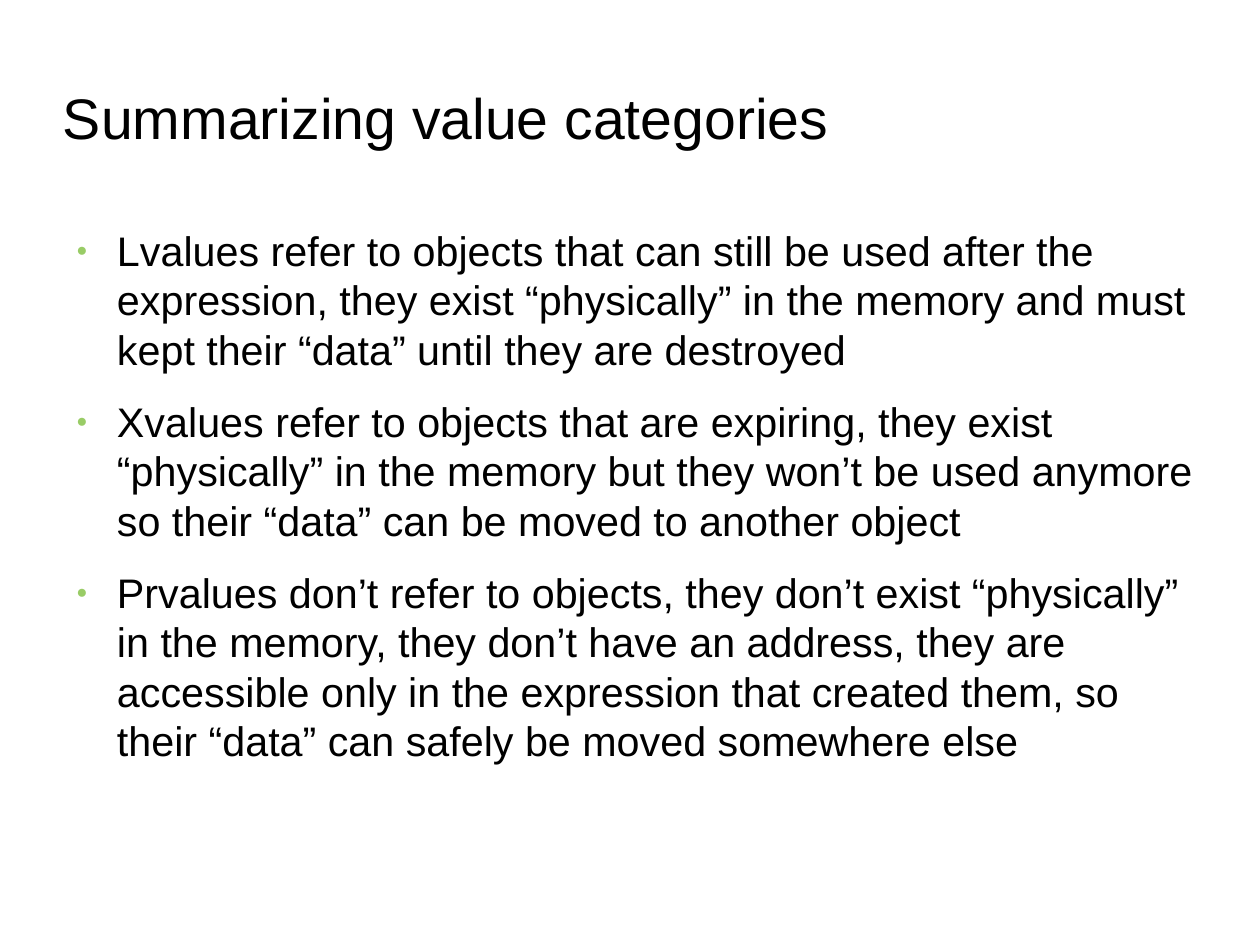
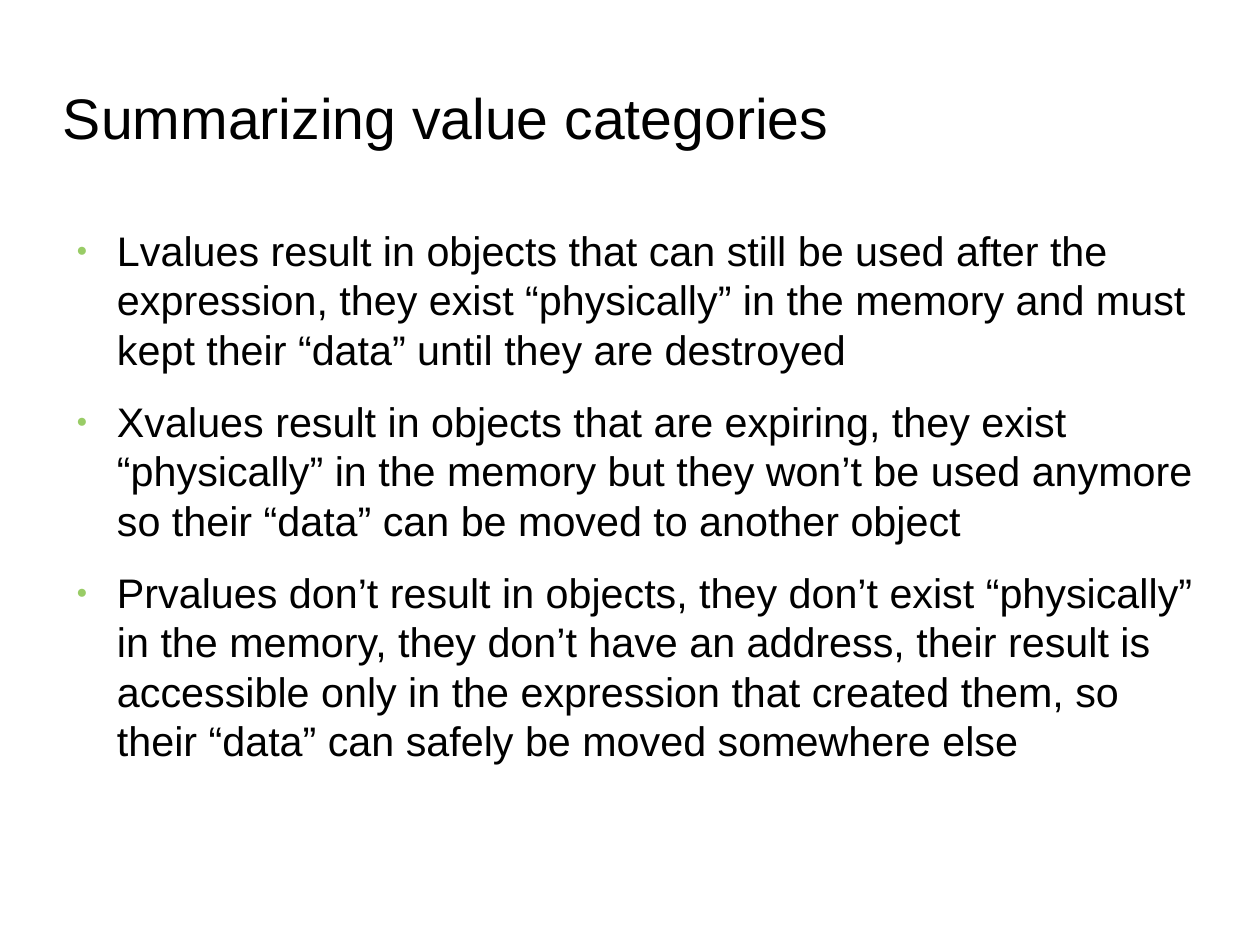
Before and after one commit to FranckRJ/CPP-trainings, a slide deck: slide 15 of traning-move.pt1.odp. Drawn at 1260x945 pixels with LibreOffice and Linux fonts; fonts in the diff are those of the drawing; background and template pictures are left out. Boxes give left, top, right and bottom in pixels: in the first picture for what was removed or moved away, otherwise in the second. Text is boxed around its words. In the diff, an @@ line names an element or a change of style, - is before the commit and + after.

Commit message:
Petit rephrasage de certains trucs avec les expression.

```diff
--- a/traning-move.pt1.odp
+++ b/traning-move.pt1.odp
@@ text at box(117, 236, 1193, 764): text changed @@
-● Lvalues refer to objects that can still be used after the expression, they exist “physically” in the memory and must kept their “data” until they are destroyed
-● Xvalues refer to objects that are expiring, they exist “physically” in the memory but they won’t be used anymore so their “data” can be moved to another object
-● Prvalues don’t refer to objects, they don’t exist “physically” in the memory, they don’t have an address, they are accessible only in the expression that created them, so their “data” can safely be moved somewhere else
+● Lvalues result in objects that can still be used after the expression, they exist “physically” in the memory and must kept their “data” until they are destroyed
+● Xvalues result in objects that are expiring, they exist “physically” in the memory but they won’t be used anymore so their “data” can be moved to another object
+● Prvalues don’t result in objects, they don’t exist “physically” in the memory, they don’t have an address, their result is accessible only in the expression that created them, so their “data” can safely be moved somewhere else
```
Also in this commit, not shown: 4 other slides changed, 1 other file.
